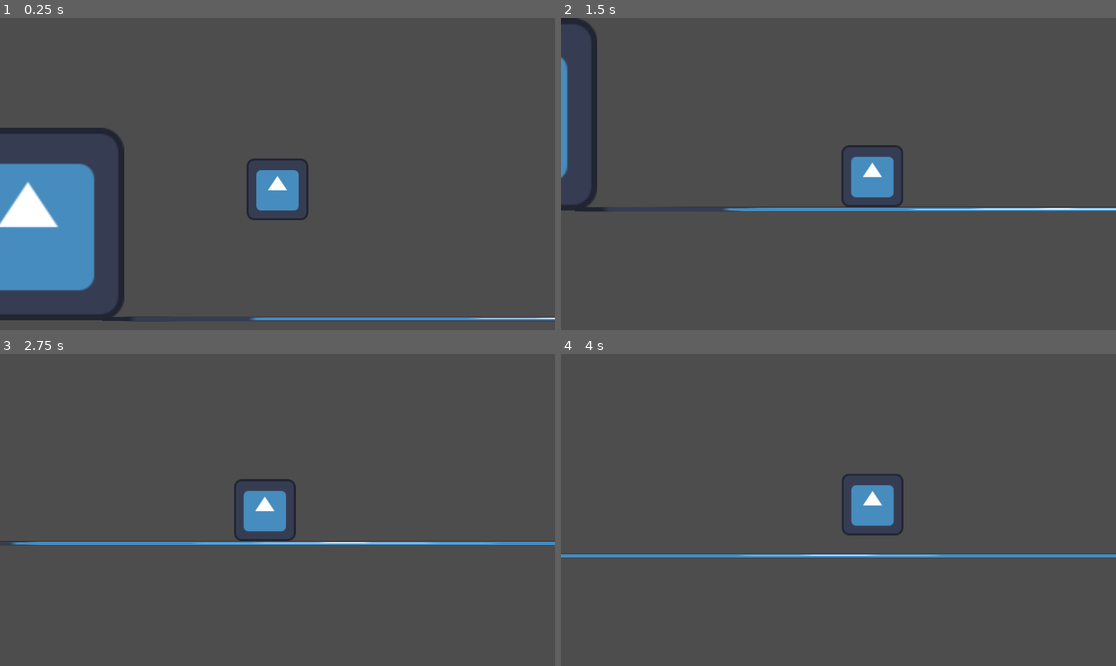
Above: before the commit, frames 1-4 (two rows, left to right).
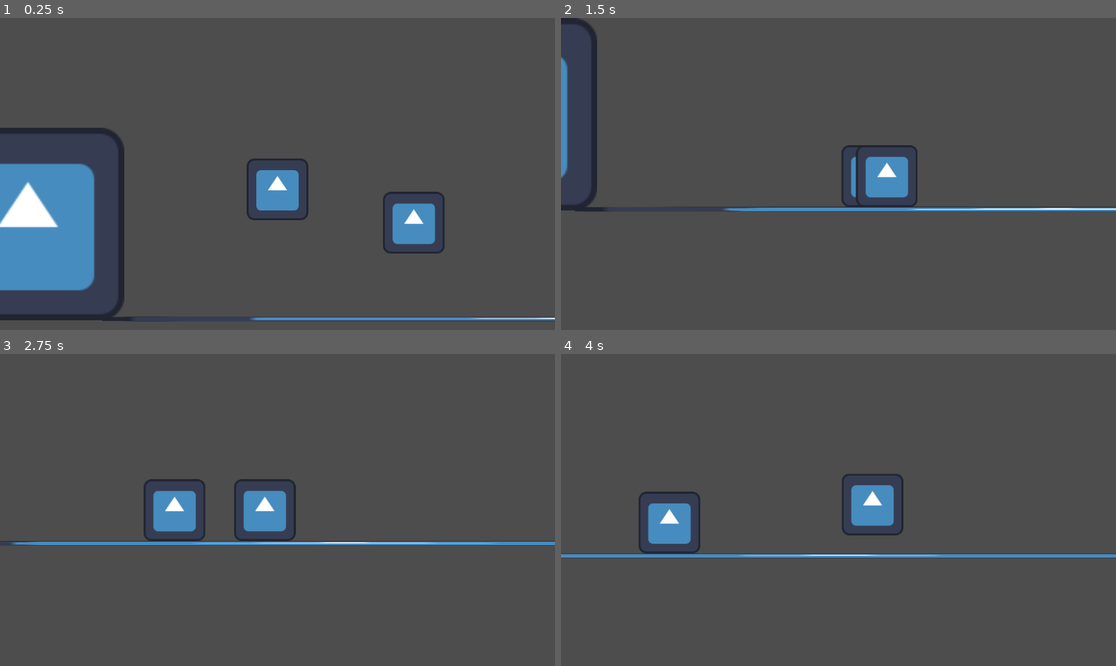
Above: after the commit, the same moments.

Repository: Throwablebrick/cave-game
Game: Godot game, scene res://scenes/test.tscn
Two runs of this game, one before a commit and one after it. Both use one fixed random seed, a clock stepped at 60 frames per second and the inputs below. The engine's default icon, where the game draws it, is replaced by a stand-in: a white triangle on a blue panel in a dark square.
Inputs:
- Up to frame 1 (0.25 s): no input
- Up to frame 2 (1.5 s): tap Enter (ui_accept) at 0.5, 0.77 s; hold Right (ui_right) from 0.53 s (still down)
- Up to frame 3 (2.75 s): tap Enter (ui_accept) at 1.52 s; release Right (ui_right) at 2.03 s; hold Left (ui_left) from 2.03 s (still down)
- Up to frame 4 (4 s): release Left (ui_left) at 2.78 s; hold Right (ui_right) from 2.78 s (still down); tap Enter (ui_accept) at 3.02, 3.77 s

The runs differ from the first frame. In frame 1, 1.3% of the frame differs, in the area x 68-81%, y 55-76%; in frame 2, 0.9%; in frame 3, 1.3%, in the area x 25-37%, y 40-60%; in frame 4, 1.3%.
Error after the commit: Trying to assign value of type 'RigidBody2D' to a variable of type 'CharacterBody2D'. (res://scripts/enemy.gd:3)

Commit message:
almost got frog to a testable state

Diff:
--- a/scenes/enemy.tscn
+++ b/scenes/enemy.tscn
@@ -1,6 +1,7 @@
-[gd_scene load_steps=4 format=3 uid="uid://xi6lyciyd2s5"]
+[gd_scene load_steps=5 format=3 uid="uid://xi6lyciyd2s5"]
 
 [ext_resource type="Texture2D" uid="uid://d17rot78fw0b0" path="res://art/icon.svg" id="1_7p1mj"]
+[ext_resource type="Script" uid="uid://c4lbgdom5500h" path="res://scripts/enemy.gd" id="1_md0e3"]
 
 [sub_resource type="RectangleShape2D" id="RectangleShape2D_4gyqm"]
 size = Vector2(128, 128)
@@ -11,6 +12,7 @@
 [node name="RigidBody2D" type="RigidBody2D"]
 collision_layer = 8
 collision_mask = 5
+script = ExtResource("1_md0e3")
 
 [node name="Sprite2D" type="Sprite2D" parent="."]
 texture = ExtResource("1_7p1mj")
@@ -24,7 +26,14 @@
 
 [node name="Area2D" type="Area2D" parent="."]
 collision_layer = 16
-collision_mask = 0
+collision_mask = 2
 
 [node name="CollisionShape2D" type="CollisionShape2D" parent="Area2D"]
 shape = SubResource("CircleShape2D_qi2p4")
+
+[node name="Timer" type="Timer" parent="."]
+
+[node name="RayCast2D" type="RayCast2D" parent="."]
+target_position = Vector2(0, 68)
+
+[connection signal="body_entered" from="Area2D" to="." method="_on_area_2d_body_entered"]
--- a/scenes/test.tscn
+++ b/scenes/test.tscn
@@ -1,7 +1,8 @@
-[gd_scene load_steps=3 format=3 uid="uid://cucwcsmtxeybl"]
+[gd_scene load_steps=4 format=3 uid="uid://cucwcsmtxeybl"]
 
 [ext_resource type="PackedScene" uid="uid://c7fhny8wdjn3" path="res://scenes/player.tscn" id="1_bl13t"]
 [ext_resource type="PackedScene" uid="uid://bolctf21jpyf2" path="res://scenes/platform.tscn" id="2_iyx0m"]
+[ext_resource type="PackedScene" uid="uid://xi6lyciyd2s5" path="res://scenes/enemy.tscn" id="3_iyx0m"]
 
 [node name="Node2D" type="Node2D"]
 
@@ -17,3 +18,6 @@
 position = Vector2(-315, 275)
 width = 400.0
 height = 400.0
+
+[node name="RigidBody2D" parent="." instance=ExtResource("3_iyx0m")]
+position = Vector2(486, 244)
--- a/scripts/character_body_2d.gd
+++ b/scripts/character_body_2d.gd
@@ -1,5 +1,4 @@
 extends CharacterBody2D
-
 
 const GRAVITY = 1500
 const JUMP_SMOOTH = 100
--- /dev/null
+++ b/scripts/enemy.gd
@@ -0,0 +1,40 @@
+extends RigidBody2D
+
+@onready var rigid_body_2d: CharacterBody2D = $"."
+@onready var sprite_2d: Sprite2D = $Sprite2D
+@onready var collision_shape_2d: CollisionShape2D = $CollisionShape2D
+@onready var visible_on_screen_notifier_2d: VisibleOnScreenNotifier2D = $VisibleOnScreenNotifier2D
+@onready var area_2d: Area2D = $Area2D
+@onready var player_detector: CollisionShape2D = $Area2D/CollisionShape2D
+@onready var timer: Timer = $Timer
+
+const SPEED = 400
+const JUMP_SPEED = -600
+
+var found: bool
+var destination: Vector2
+var velocity: Vector2
+var jump_ready: bool
+
+# Called when the node enters the scene tree for the first time.
+func _ready() -> void:
+	pass # Replace with function body.
+
+
+# Called every frame. 'delta' is the elapsed time since the previous frame.
+func _process(delta: float) -> void:
+	if found:
+		if jump_ready:
+			jump_ready = false
+			if rigid_body_2d.x>destination.x:
+				velocity.x = -SPEED
+			velocity.y = JUMP_SPEED
+
+
+func _on_area_2d_body_entered(body: Node2D) -> void:
+	found=true
+	destination=body.position
+
+
+func _on_timer_timeout() -> void:
+	jump_ready=true
Not shown, added: scripts/enemy.gd.uid
